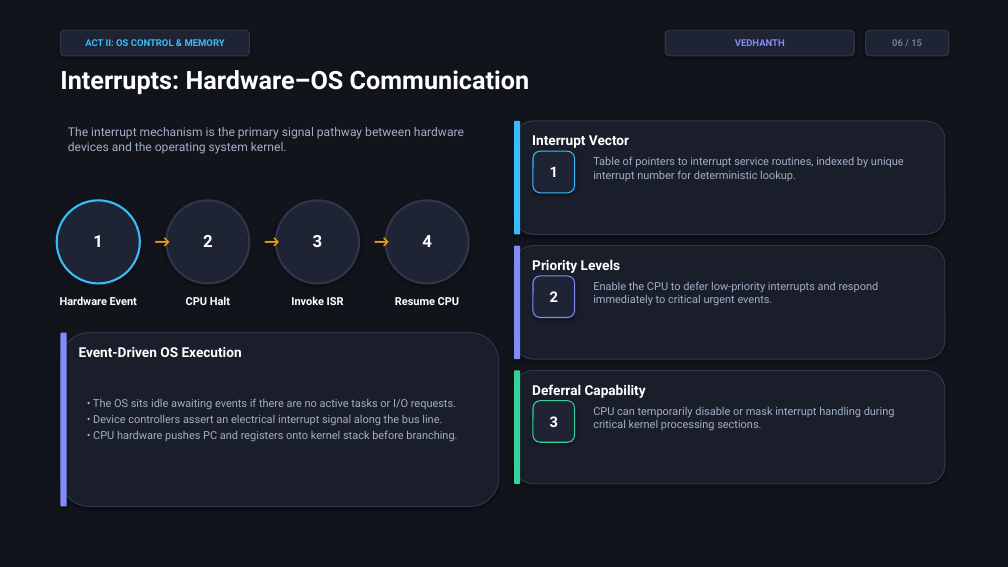
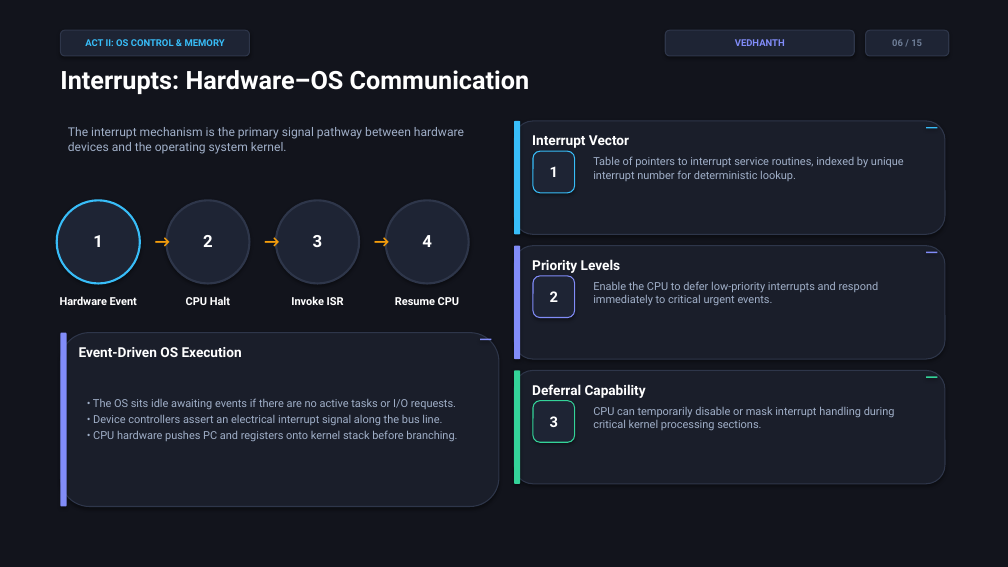
Before and after one commit to vangaramcharan2007-del/alfred, a slide deck: slide 6 of Computer_System_Architecture_Cinematic.pptx. Drawn at 1008x567 pixels with LibreOffice and Linux fonts; fonts in the diff are those of the drawing. Boxes give left, top, right and bottom in pixels: in the first picture for what was removed or moved away, otherwise in the second. Text is boxed around its words. In the diff, an @@ line names an element or a change of style, - is before the commit and + after.

```diff
--- a/Computer_System_Architecture_Cinematic.pptx
+++ b/Computer_System_Architecture_Cinematic.pptx
@@ rectangle added at (x1=926, y1=127, x2=938, y2=129), fill #38BDF8 @@
@@ rectangle added at (x1=926, y1=252, x2=938, y2=253), fill #818CF8 @@
@@ rectangle added at (x1=480, y1=339, x2=492, y2=340), fill #818CF8 @@
@@ rectangle added at (x1=926, y1=377, x2=938, y2=378), fill #34D399 @@
```
Also in this commit, not shown: 14 other slides changed, 9 other files.
